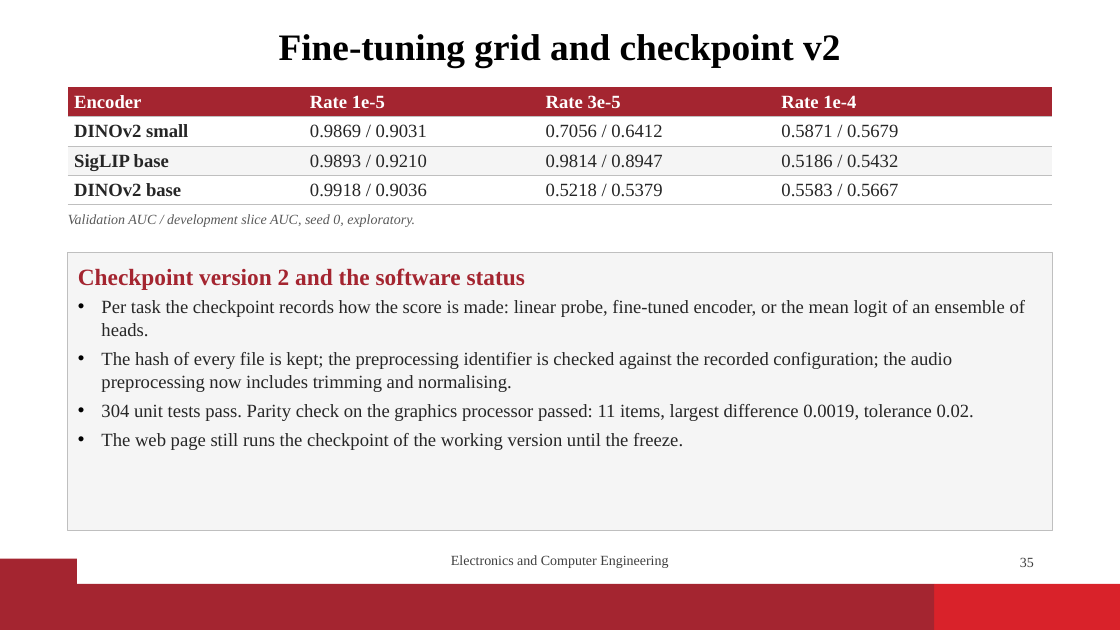
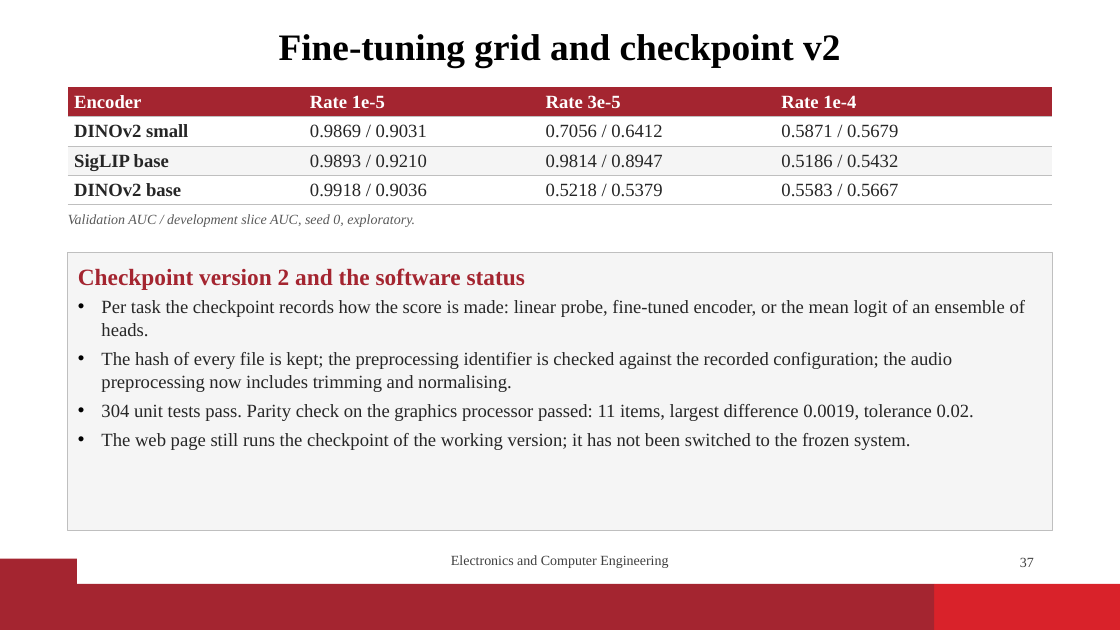
Before and after one commit to vaibhavshiroorkar/deepfake-detection, a slide deck: slide 37 of slides/DeepFake_Detection_Presentation.pptx (slide 35 before the commit). Drawn at 1120x630 pixels with LibreOffice and Linux fonts; fonts in the diff are those of the drawing; background and template pictures are left out. Boxes give left, top, right and bottom in pixels: in the first picture for what was removed or moved away, otherwise in the second. Text is boxed around its words. In the diff, an @@ line names an element or a change of style, - is before the commit and + after.

```diff
--- a/slides/DeepFake_Detection_Presentation.pptx
+++ b/slides/DeepFake_Detection_Presentation.pptx
@@ text in rectangle at box(101, 433, 910, 450): text changed @@
-• The web page still runs the checkpoint of the working version until the freeze.
+• The web page still runs the checkpoint of the working version; it has not been switched to the frozen system.
@@ page number at box(1020, 557, 1034, 567): text changed @@
-35
+37
```
Also in this commit, not shown: 13 other slides changed, 3 slides added, 17 other files.
